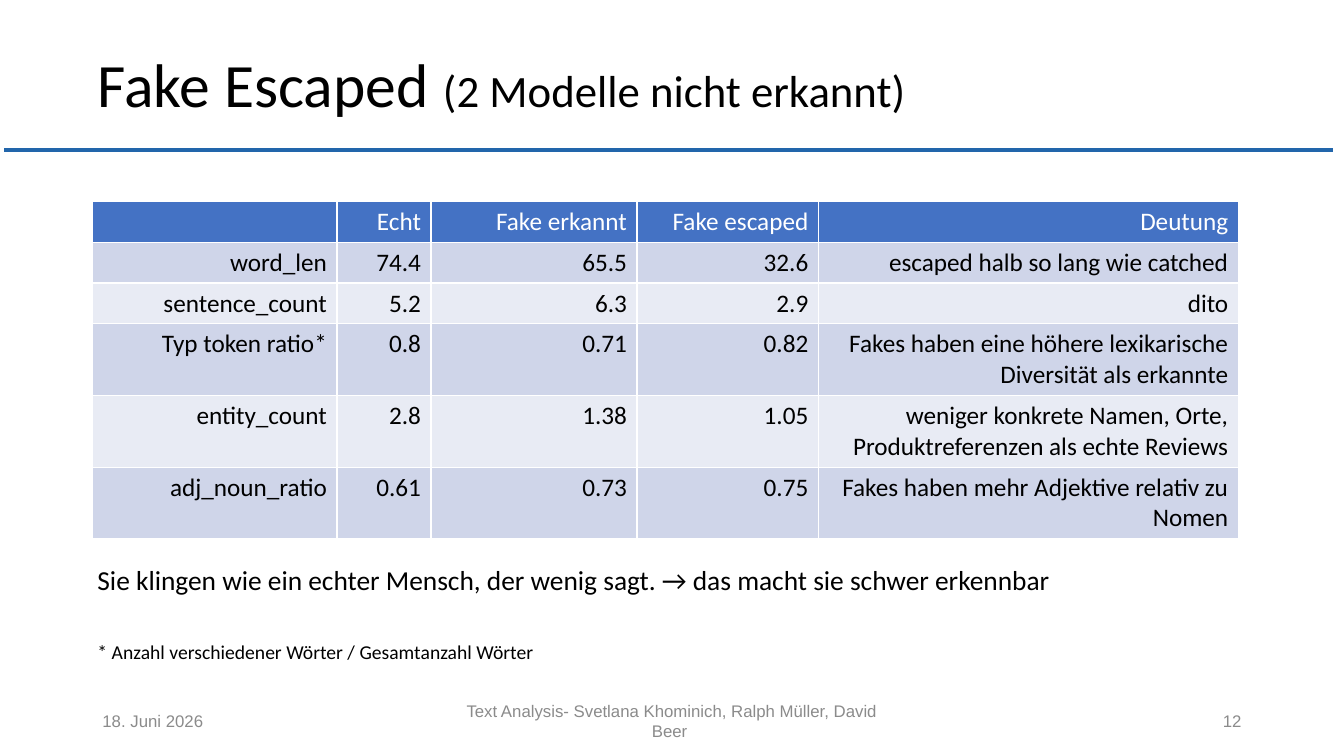
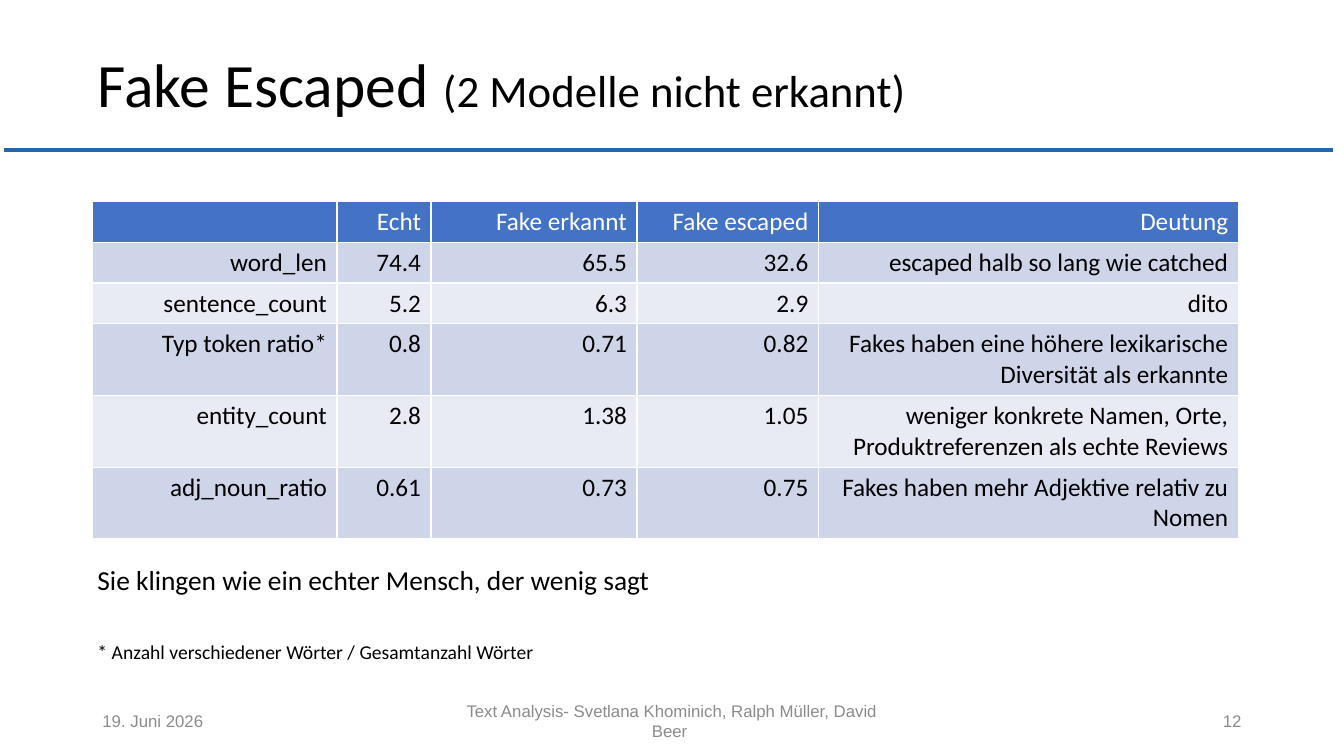
Before and after one commit to muellR/text_analysis, a slide deck: slide 12 of presentation/ln_text_analysis.pptx. Drawn at 1344x756 pixels with LibreOffice and Linux fonts; fonts in the diff are those of the drawing; background and template pictures are left out. Boxes give left, top, right and bottom in pixels: in the first picture for what was removed or moved away, otherwise in the second. Text is boxed around its words. In the diff, an @@ line names an element or a change of style, - is before the commit and + after.

```diff
--- a/presentation/ln_text_analysis.pptx
+++ b/presentation/ln_text_analysis.pptx
@@ text at [97, 571, 648, 595]: text changed @@
-Sie klingen wie ein echter Mensch, der wenig sagt. → das macht sie schwer erkennbar
+Sie klingen wie ein echter Mensch, der wenig sagt
```
Also in this commit, not shown: 6 other slides changed.
